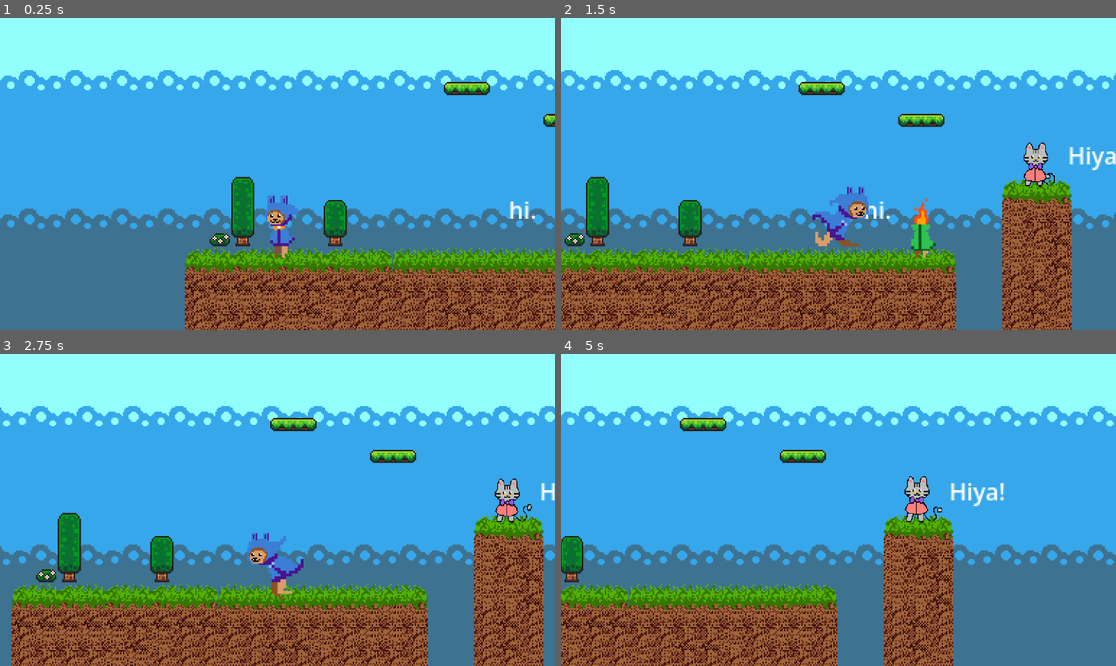
Above: before the commit, frames 1-4 (two rows, left to right).
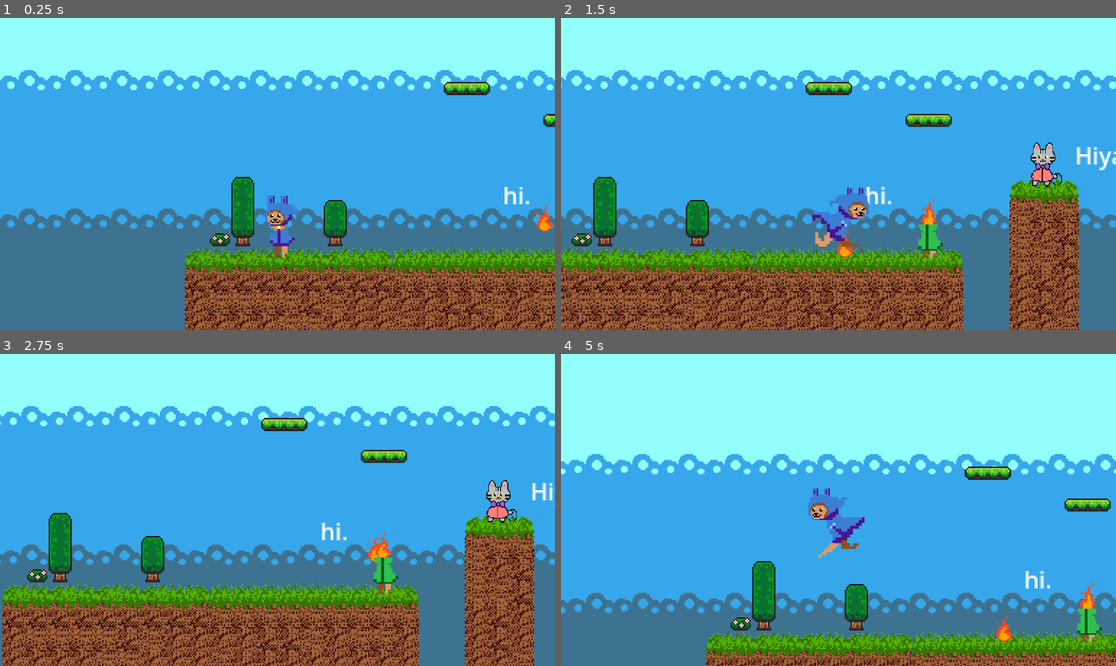
Above: after the commit, the same moments.

Repository: JamLynDul/build-for-the-unseen
Game: Godot game, scene res://scenes/game.tscn
Same seed, same stepped clock (60 frames per second), same inputs: the game is played once before the commit and once after it.
Inputs:
- Up to frame 1 (0.25 s): no input
- Up to frame 2 (1.5 s): tap Enter (ui_accept) at 0.5, 0.77 s; hold Right (ui_right) from 0.53 s (still down)
- Up to frame 3 (2.75 s): tap Enter (ui_accept) at 1.52 s; release Right (ui_right) at 2.03 s; hold Left (ui_left) from 2.03 s (still down)
- Up to frame 4 (5 s): release Left (ui_left) at 2.78 s; hold Right (ui_right) 2.78-4.28 s; tap Enter (ui_accept) at 3.02, 3.77, 4.52 s; hold Left (ui_left) from 4.28 s (still down)

The runs differ from the first frame. In frame 1, 0.4% of the frame differs, in the area x 90-100%, y 54-69%; in frame 2, 25%; in frame 3, 26%; in frame 4, 52%, in the area x 0-100%, y 16-100%.

Commit message:
shoot fireablle success :D

Diff:
--- a/scenes/fireball.tscn
+++ b/scenes/fireball.tscn
@@ -52,6 +52,7 @@
 [node name="fireball" type="Node2D" unique_id=221201566]
 
 [node name="kill_zone" parent="." unique_id=2071582815 instance=ExtResource("2_1gl40")]
+collision_mask = 2
 
 [node name="CollisionShape2D" type="CollisionShape2D" parent="kill_zone" unique_id=226501549]
 position = Vector2(1, -7)
--- a/scenes/game.tscn
+++ b/scenes/game.tscn
@@ -3,6 +3,7 @@
 [ext_resource type="Texture2D" uid="uid://cvf06jgyintpi" path="res://assets/brackeys_platformer_assets/sprites/world_tileset.png" id="1_yqjtg"]
 [ext_resource type="PackedScene" uid="uid://blkiiicsbkxg3" path="res://scenes/player.tscn" id="2_lnu2h"]
 [ext_resource type="PackedScene" uid="uid://rixv3qtwjv8k" path="res://scenes/kill_zone.tscn" id="3_lnu2h"]
+[ext_resource type="PackedScene" uid="uid://0atiqbk52py8" path="res://scenes/fireball.tscn" id="4_0tnpc"]
 [ext_resource type="PackedScene" uid="uid://ec0q0jf35r5c" path="res://scenes/platform.tscn" id="4_iywne"]
 [ext_resource type="PackedScene" uid="uid://18c8ufuom74j" path="res://scenes/friend_pickup.tscn" id="4_lbhrr"]
 [ext_resource type="Texture2D" uid="uid://cxum7rkliswt2" path="res://assets/player and NPC sprites/torch_man_-_idle_V1.png" id="4_p57ef"]
@@ -12,6 +13,44 @@
 [sub_resource type="WorldBoundaryShape2D" id="WorldBoundaryShape2D_lbhrr"]
 normal = Vector2(0, 1)
 distance = 1.0
+
+[sub_resource type="Animation" id="Animation_0tnpc"]
+length = 0.001
+tracks/0/type = "value"
+tracks/0/imported = false
+tracks/0/enabled = true
+tracks/0/path = NodePath("../fireball:position")
+tracks/0/interp = 1
+tracks/0/loop_wrap = true
+tracks/0/keys = {
+"times": PackedFloat32Array(0),
+"transitions": PackedFloat32Array(1),
+"update": 0,
+"values": [Vector2(38, 23)]
+}
+
+[sub_resource type="Animation" id="Animation_kvpfn"]
+resource_name = "shoot fire"
+length = 2.0
+loop_mode = 1
+tracks/0/type = "value"
+tracks/0/imported = false
+tracks/0/enabled = true
+tracks/0/path = NodePath("../fireball:position")
+tracks/0/interp = 1
+tracks/0/loop_wrap = false
+tracks/0/keys = {
+"times": PackedFloat32Array(0, 1, 2),
+"transitions": PackedFloat32Array(1, 1, 1),
+"update": 0,
+"values": [Vector2(38, 23), Vector2(-19, 47), Vector2(-19, 47)]
+}
+
+[sub_resource type="AnimationLibrary" id="AnimationLibrary_dinhu"]
+_data = {
+&"RESET": SubResource("Animation_0tnpc"),
+&"shoot fire": SubResource("Animation_kvpfn")
+}
 
 [sub_resource type="AtlasTexture" id="AtlasTexture_u5sy4"]
 atlas = ExtResource("4_p57ef")
@@ -578,6 +617,14 @@
 [node name="Friend One" parent="Friends" unique_id=191015253 instance=ExtResource("4_lbhrr")]
 position = Vector2(160, -5)
 
+[node name="fireball" parent="Friends/Friend One" unique_id=221201566 instance=ExtResource("4_0tnpc")]
+position = Vector2(38, 23)
+
+[node name="AnimationPlayer" type="AnimationPlayer" parent="Friends/Friend One/fireball" unique_id=1584459890]
+root_node = NodePath("../../AnimatedSprite2D")
+libraries/ = SubResource("AnimationLibrary_dinhu")
+autoplay = &"shoot fire"
+
 [node name="AnimatedSprite2D" type="AnimatedSprite2D" parent="Friends/Friend One" unique_id=1094696697]
 position = Vector2(38, 23)
 sprite_frames = SubResource("SpriteFrames_dinhu")
@@ -588,8 +635,10 @@
 shape = SubResource("RectangleShape2D_kvuet")
 
 [node name="Label" type="Label" parent="Friends/Friend One" unique_id=1900174462]
-offset_right = 40.0
-offset_bottom = 23.0
+offset_left = -4.0
+offset_top = -10.0
+offset_right = 36.0
+offset_bottom = 13.0
 text = "hi."
 
 [node name="Friend Two" parent="Friends" unique_id=1070344453 instance=ExtResource("4_lbhrr")]
